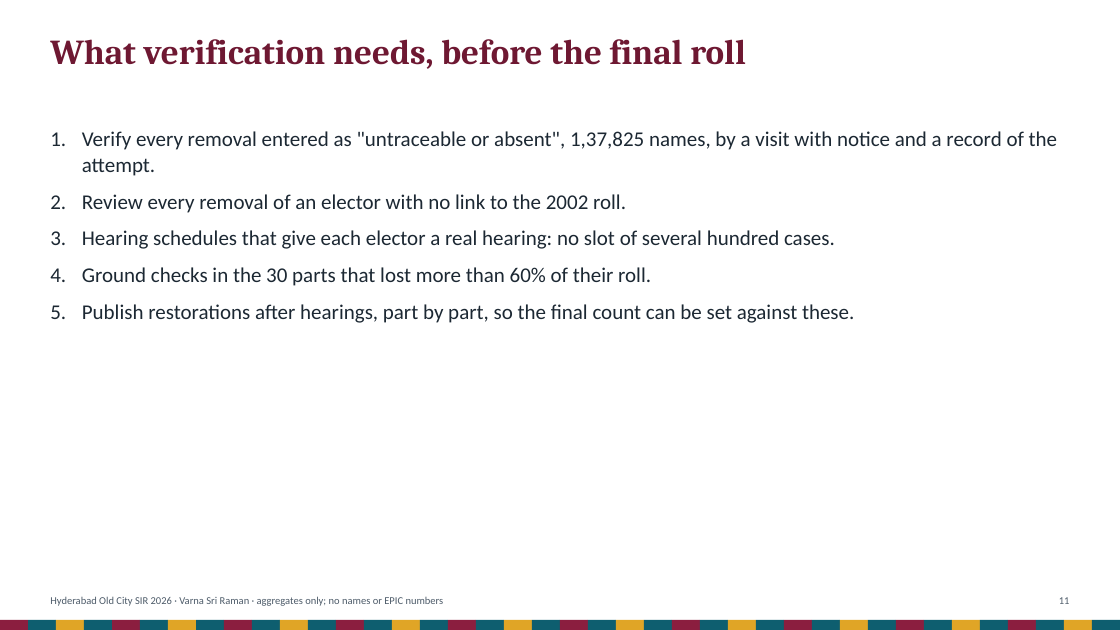
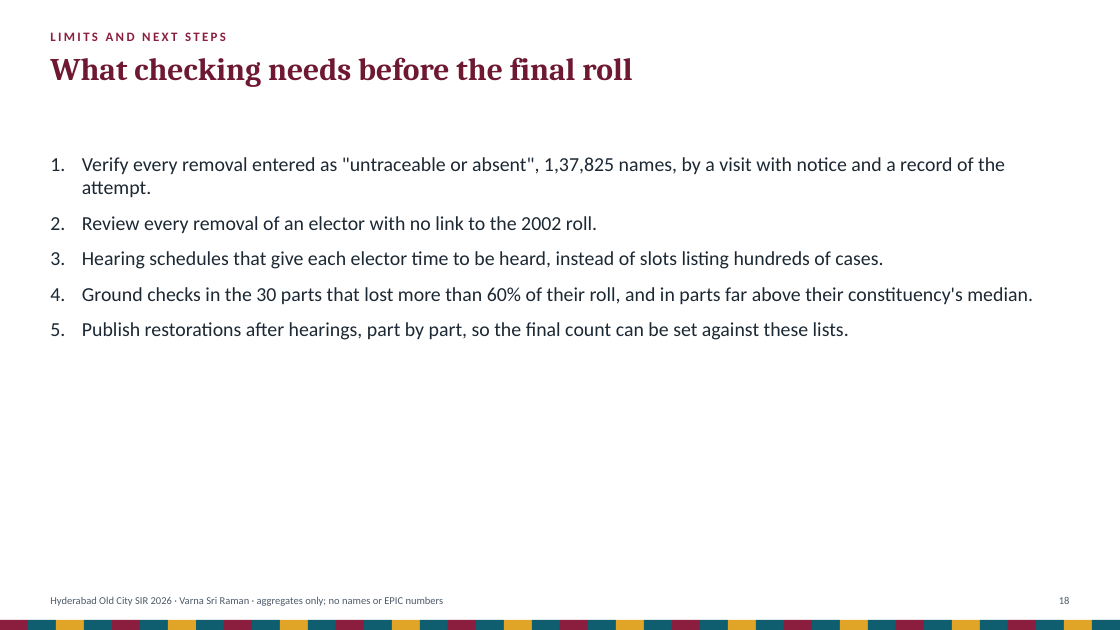
Before and after one commit to Varnasr/INDIA-DATA, a slide deck: slide 18 of reports/hyderabad-old-city-sir-2026-deck.pptx (slide 11 before the commit). Drawn at 1120x630 pixels with LibreOffice and Linux fonts; fonts in the diff are those of the drawing. Boxes give left, top, right and bottom in pixels: in the first picture for what was removed or moved away, otherwise in the second. Text is boxed around its words. In the diff, an @@ line names an element or a change of style, - is before the commit and + after.

```diff
--- a/reports/hyderabad-old-city-sir-2026-deck.pptx
+++ b/reports/hyderabad-old-city-sir-2026-deck.pptx
@@ text at box(50, 57, 632, 87): text changed; size 30 to 27 pt @@
-What verification needs, before the final roll
+What checking needs before the final roll
@@ text added at box(50, 32, 226, 41), 11 pt, text #8B1E3F, bold @@
+LIMITS AND NEXT STEPS
@@ text "Verify every removal entered as ...": place and size @@
-text "Verify every removal entered as ..." at box(82, 131, 1057, 323)
+text "Verify every removal entered as ..." at box(82, 157, 1033, 340)
@@ text at box(82, 157, 1005, 234): size 18 to 17 pt in "Verify every removal entered as "untraceable or ...", "Review every removal of an elector with ..." @@
@@ text at box(82, 251, 1033, 340): text changed; size 18 to 17 pt @@
-3. Hearing schedules that give each elector a real hearing: no slot of several hundred cases.
-4. Ground checks in the 30 parts that lost more than 60% of their roll.
-5. Publish restorations after hearings, part by part, so the final count can be set against these.
+3. Hearing schedules that give each elector time to be heard, instead of slots listing hundreds of cases.
+4. Ground checks in the 30 parts that lost more than 60% of their roll, and in parts far above their constituency's median.
+5. Publish restorations after hearings, part by part, so the final count can be set against these lists.
@@ text at box(1059, 597, 1070, 604): text changed @@
-11
+18
```
Also in this commit, not shown: 11 other slides changed, 8 slides added, 14 other files.
